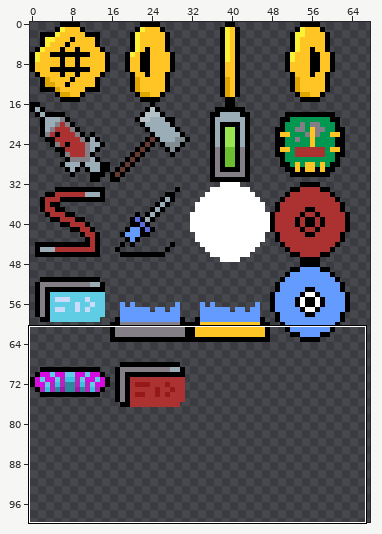
Pixel-art file, stored at Assets/Images/Sprites/Collectables.aseprite. Above: a wide view before the commit, with the close-up outlined.
Close-up. Before:
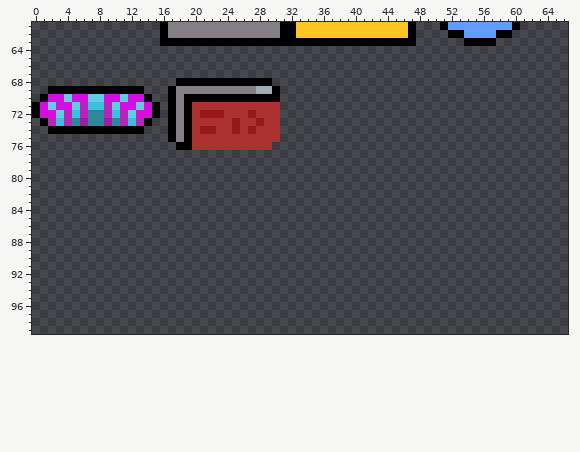
128x128 pixels, 1 frame. Shown: x 0..66, y 61..99. The wide view leaves out empty margins.
And afterwards:
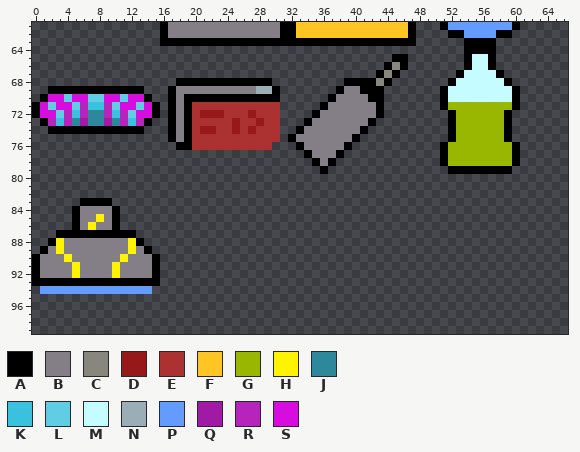
Palette (. is transparent): A #000000  B #847e87  C #87877e  D #961818  E #ac3232  F #ffc524  G #9ab700  H #fff300  J #2e889b  K #3ac1de  L #5fcde4  M #c5fcff  N #9badb7  P #639bff  Q #a11aa6  R #b724bc  S #d70ddf
Changes in this commit:
Changed rows in their new state; - is an unchanged pixel.
first column x 32:
 64 ----------------------AAAA---
 65 -------------AA-------AMMA---
 66 ------------ACA-------AMMA---
 67 -----------ACA-------AMMMMA--
 68 -------AAAACA-------AMMMMMMA-
 69 ------ABBAAA-------AMMMMMMMMA
 70 -----ABBBBAA-------AMMMMMMMMA
 71 ----ABBBBBBA-------AGGGGGGGGA
 72 ---ABBBBBBBA--------AGGGGGGA-
 73 --ABBBBBBBA---------AGGGGGGA-
 74 -ABBBBBBBA----------AGGGGGGA-
 75 ABBBBBBBA-----------AGGGGGGA-
 76 -ABBBBBA-----------AGGGGGGGGA
 77 --ABBBA------------AGGGGGGGGA
 78 ---ABA-------------AGGGGGGGGA
 79 ----A---------------AAAAAAAA-
first column x 0:
 83 ------AAAA------
 84 -----ABBBBA-----
 85 -----ABBHBA-----
 86 -----ABHBBA-----
 87 ---AAAAAAAAAA---
 88 --AHBBBBBBBBHA--
 89 -ABHBBBBBBBBHBA-
 90 ABBBHBBBBBBHBBBA
 91 ABBBBHBBBBHBBBBA
 92 ABBBBHBBBBHBBBBA
 93 AAAAAAAAAAAAAAAA
 94 -PPPPPPPPPPPPPP-
